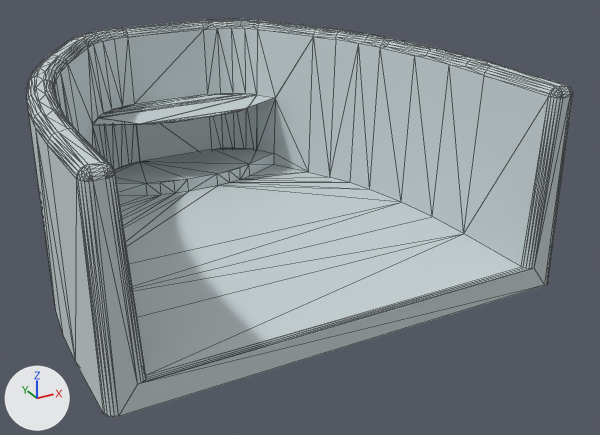
What one commit did to the FBX model Picasso9/Assets/02_Prefabs/Model/Stage.FBX.
Rendered twice from a 50 mm lens placed at (-1.55, -3.31, 1.66), pointed at (0.18, -0.16, 0.08). Every picture has the same lights, and +X, +Y and +Z are marked at lower left. Mesh edges are drawn as thin lines. Where no turn or scale is listed for an object, it has been applied to the vertices.

The older version as bpy lines, for what is in view:
```python
me_mesh = bpy.data.meshes.new('Mesh')
me_mesh.from_pydata(...)  # 600 vertices, 1196 faces; spans x -1.01..1.01, y -0.97..1.13, z -0.11..0.8
me_mesh.materials.append(mat_material__25)  # light grey #cbd5d8
ob_a5fc82a7f613a559c2846ce874ade570a60a6373___b8a4396250c5687b1d31e70758b30729e1ac4426 = bpy.data.objects.new('A5FC82A7F613A559C2846CE874ADE570A60A6373|:|B8A4396250C5687B1D31E70758B30729E1AC4426', me_mesh)
ob_a5fc82a7f613a559c2846ce874ade570a60a6373___b8a4396250c5687b1d31e70758b30729e1ac4426.location = (0.0, 0.0, 0.0)
```
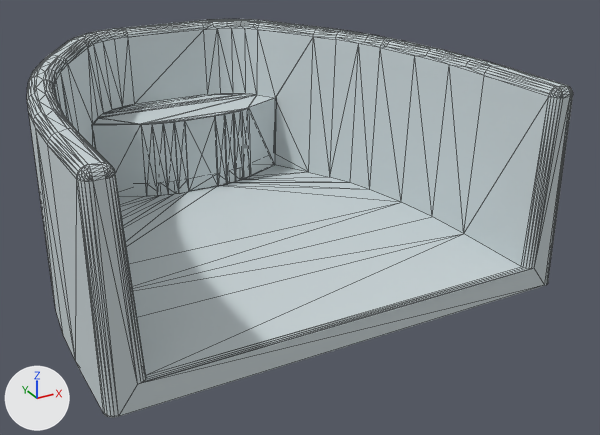
What differs and where, as boxes [x1, y1, x2, y2] in the pictures (600 x 435 px):
'StageBarrier', added: after [92, 98, 277, 197]

Diff of the bpy script that builds the scene:
```diff
--- a/Picasso9/Assets/02_Prefabs/Model/Stage.FBX.py
+++ b/Picasso9/Assets/02_Prefabs/Model/Stage.FBX.py
@@ me_mesh_1 @@
+me_mesh_1.from_pydata(...)  # 48 vertices, 92 faces; spans x -0.525..0.525, y 0.581..0.748, z 0.0..0.395
+me_mesh_1.materials.append(mat_material__25)  # light grey #cbd5d8
@@ ob_stagebarrier @@
+ob_stagebarrier = bpy.data.objects.new('StageBarrier', me_mesh_1)
+ob_stagebarrier.location = (0.0, 0.0, 0.0)
```
